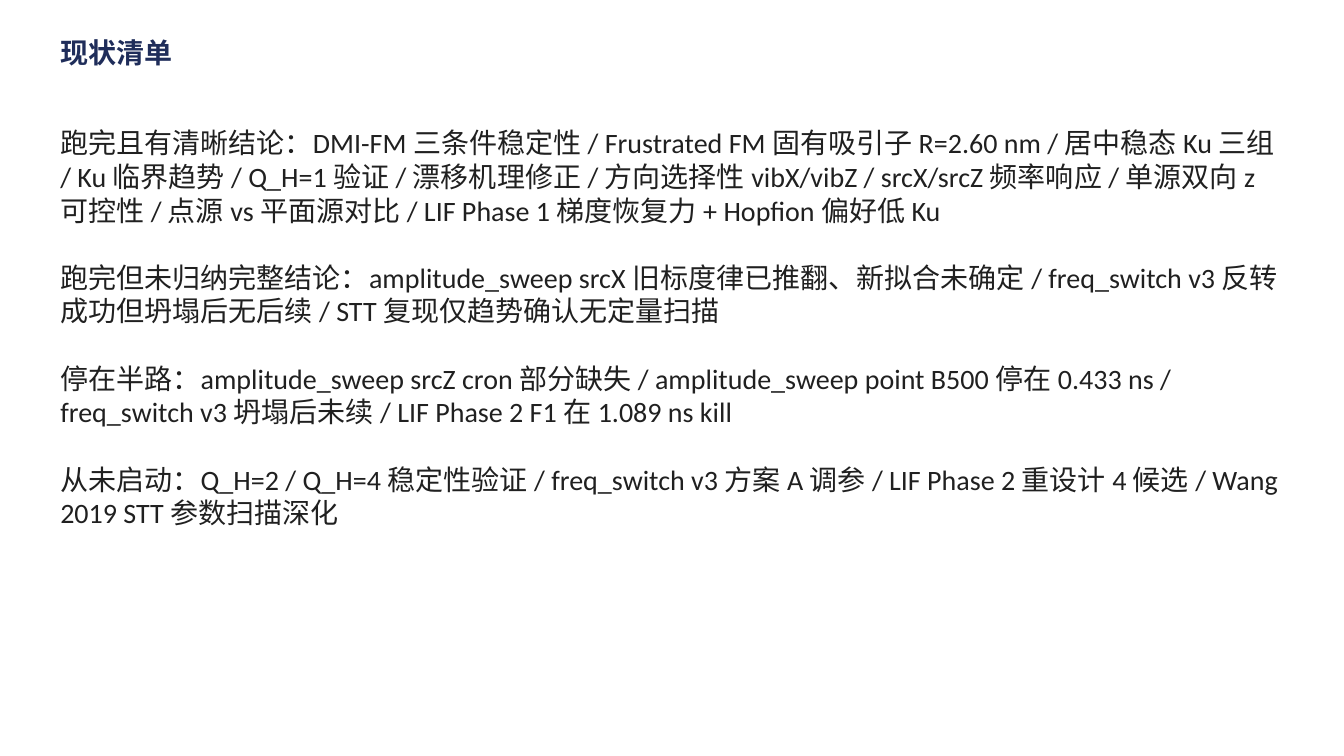
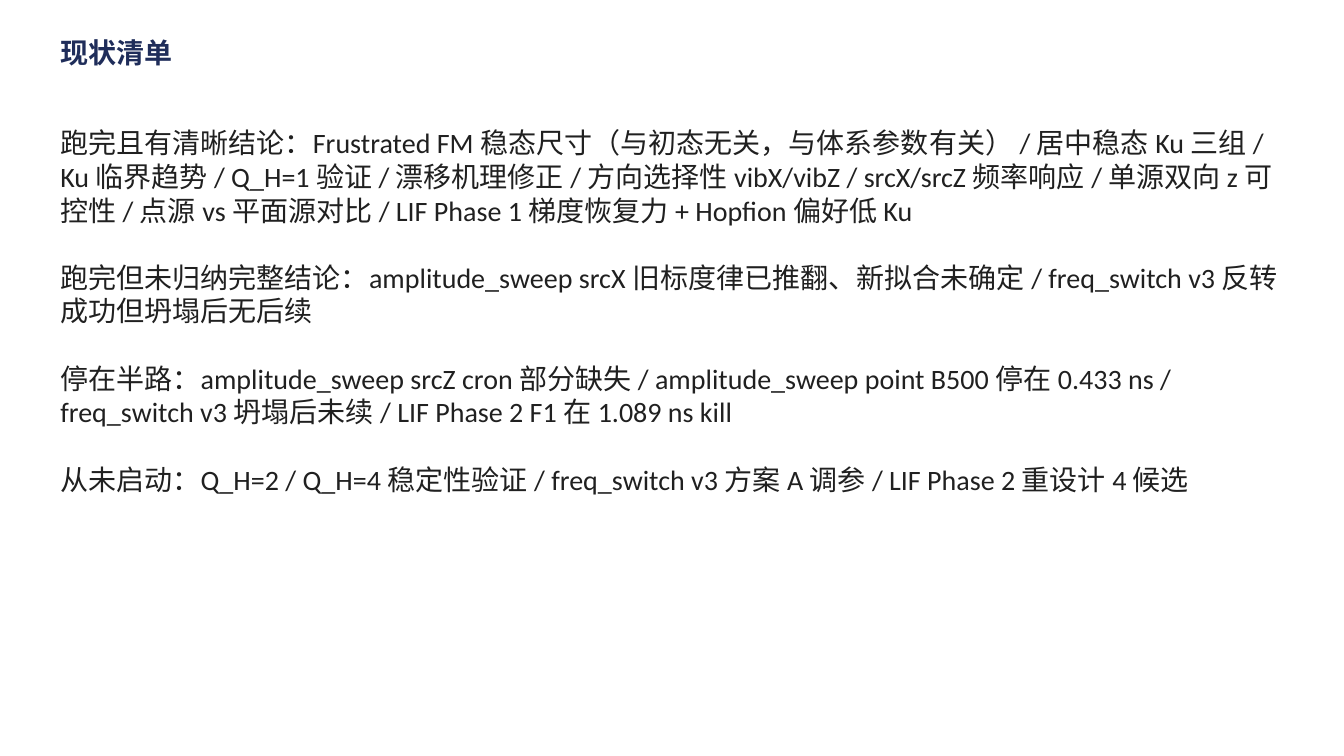
Before and after one commit to Wlybs/Hopfion, a slide deck: slide 23 of presentation/talk.pptx (slide 29 before the commit). Drawn at 1344x756 pixels with LibreOffice and Linux fonts; fonts in the diff are those of the drawing. Boxes give left, top, right and bottom in pixels: in the first picture for what was removed or moved away, otherwise in the second. Text is boxed around its words. In the diff, an @@ line names an element or a change of style, - is before the commit and + after.

```diff
--- a/presentation/talk.pptx
+++ b/presentation/talk.pptx
@@ text at box(60, 129, 1278, 324): text changed @@
-跑完且有清晰结论：DMI-FM 三条件稳定性 / Frustrated FM 固有吸引子 R=2.60 nm / 居中稳态 Ku 三组 / Ku 临界趋势 / Q_H=1 验证 / 漂移机理修正 / 方向选择性 vibX/vibZ / srcX/srcZ 频率响应 / 单源双向 z 可控性 / 点源 vs 平面源对比 / LIF Phase 1 梯度恢复力 + Hopfion 偏好低 Ku
-跑完但未归纳完整结论：amplitude_sweep srcX 旧标度律已推翻、新拟合未确定 / freq_switch v3 反转成功但坍塌后无后续 / STT 复现仅趋势确认无定量扫描
+跑完且有清晰结论：Frustrated FM 稳态尺寸（与初态无关，与体系参数有关） / 居中稳态 Ku 三组 / Ku 临界趋势 / Q_H=1 验证 / 漂移机理修正 / 方向选择性 vibX/vibZ / srcX/srcZ 频率响应 / 单源双向 z 可控性 / 点源 vs 平面源对比 / LIF Phase 1 梯度恢复力 + Hopfion 偏好低 Ku
+跑完但未归纳完整结论：amplitude_sweep srcX 旧标度律已推翻、新拟合未确定 / freq_switch v3 反转成功但坍塌后无后续
@@ text at box(60, 466, 1189, 495): text changed @@
-从未启动：Q_H=2 / Q_H=4 稳定性验证 / freq_switch v3 方案 A 调参 / LIF Phase 2 重设计 4 候选 / Wang 2019 STT 参数扫描深化
+从未启动：Q_H=2 / Q_H=4 稳定性验证 / freq_switch v3 方案 A 调参 / LIF Phase 2 重设计 4 候选
```
Also in this commit, not shown: 6 other slides changed, 6 slides removed, 18 other files.
